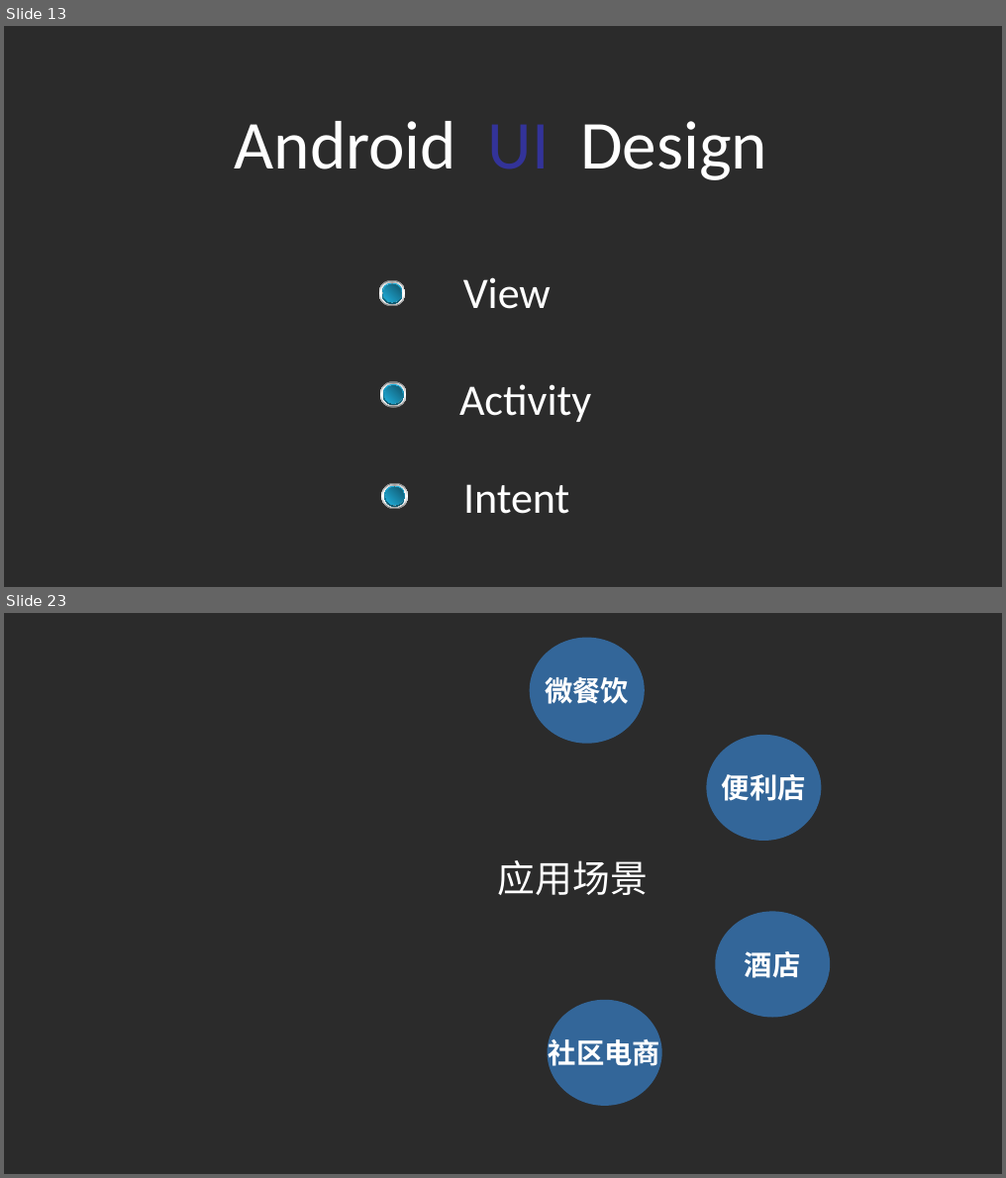
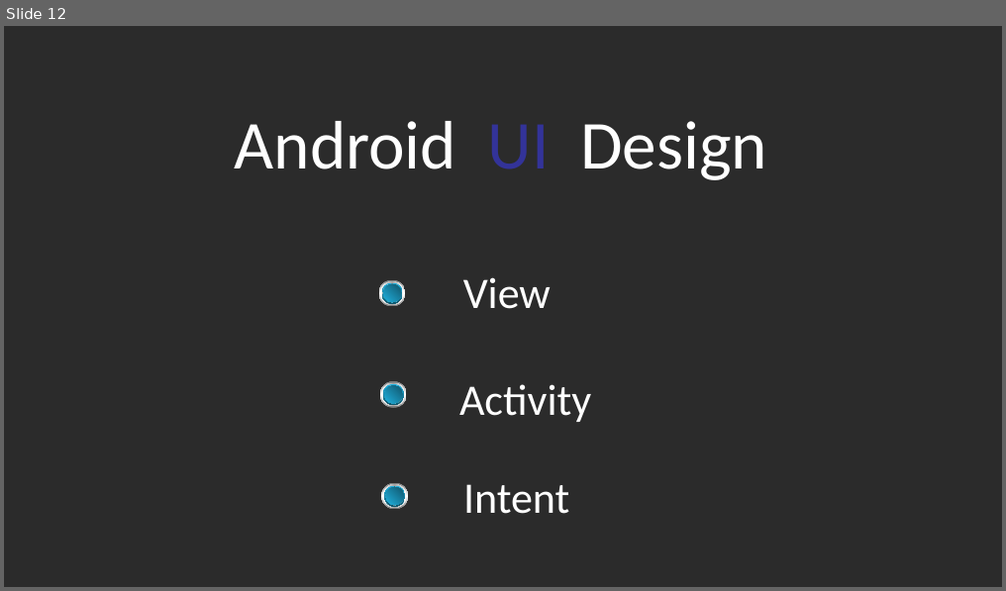
Before and after one commit to liuchangfa/workplace, a slide deck: training/Git/Git.ppt. Shown one above the other, each under a label of ours: slides 13 and 23 before the commit, slide 12 after it; the slides between them are not shown. The pictures are 1006x1178 and 1006x591 pixels, drawn with LibreOffice and Linux fonts; fonts in the diff are those of the drawing; background and template pictures are left out; a plain dark background stands for a picture behind light text. Boxes give left, top, right and bottom in pixels: in the first picture for what was removed or moved away, otherwise in the second. Text is boxed around its words. In the diff, an @@ line names an element or a change of style, - is before the commit and + after.

```diff
--- a/training/Git/Git.ppt
+++ b/training/Git/Git.ppt
@@ slide 23 removed at [4, 613, 1002, 1174], background picture (left out) @@
@@ ellipse removed at [530, 638, 644, 744] @@
-微餐饮
@@ ellipse removed at [707, 734, 821, 840] @@
-便利店
@@ text removed at [498, 861, 648, 895] @@
-应用场景
@@ ellipse removed at [716, 912, 831, 1017] @@
-酒店
@@ ellipse removed at [548, 1000, 661, 1106] @@
-社区电商
@@ what was slide 13 is now slide 12 @@
```
Also in this commit, not shown: 5 slides changed, 4 slides added, 13 other slides removed, 1 other file.
